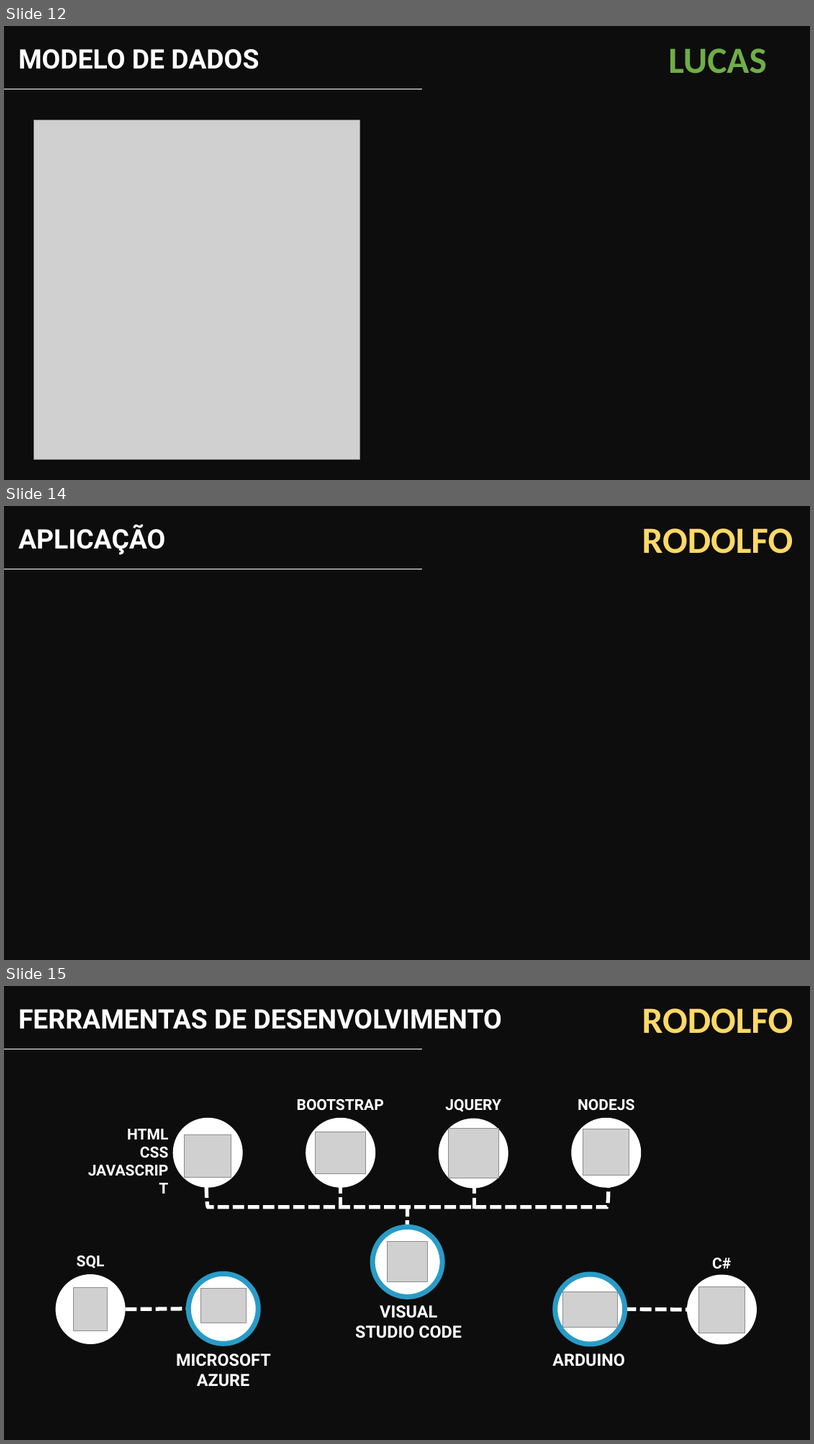
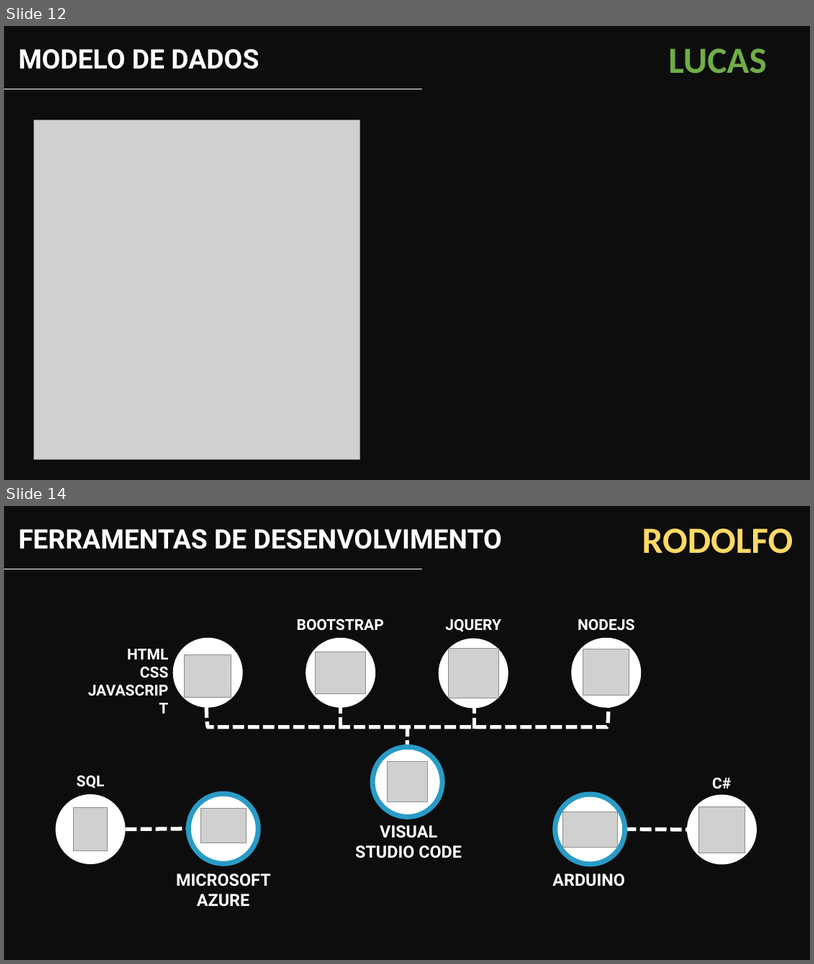
Before and after one commit to YudiG12/grupo-bandtec, a slide deck: Apresentação/inSensor.pptx. Shown one above the other, each under a label of ours: slides 12, 14 and 15 before the commit, slides 12 and 14 after it; the slides between them are not shown. The pictures are 814x1444 and 814x964 pixels, drawn with LibreOffice and Linux fonts; fonts in the diff are those of the drawing; grey boxes stand for pictures; background and template pictures are left out. Boxes give left, top, right and bottom in pixels: in the first picture for what was removed or moved away, otherwise in the second. Text is boxed around its words. In the diff, an @@ line names an element or a change of style, - is before the commit and + after.

```diff
--- a/Apresentação/inSensor.pptx
+++ b/Apresentação/inSensor.pptx
@@ slide 14 removed at (x1=4, y1=506, x2=810, y2=960), background picture (left out) @@
@@ rectangle removed at (x1=4, y1=506, x2=810, y2=960) @@
@@ text removed at (x1=18, y1=524, x2=165, y2=555) @@
-APLICAÇÃO
@@ text removed at (x1=643, y1=528, x2=794, y2=554) @@
-RODOLFO
@@ line removed from (4, 569) to (422, 569) @@
@@ what was slide 15 is now slide 14 @@
```
Also in this commit, not shown: 2 slides changed.
